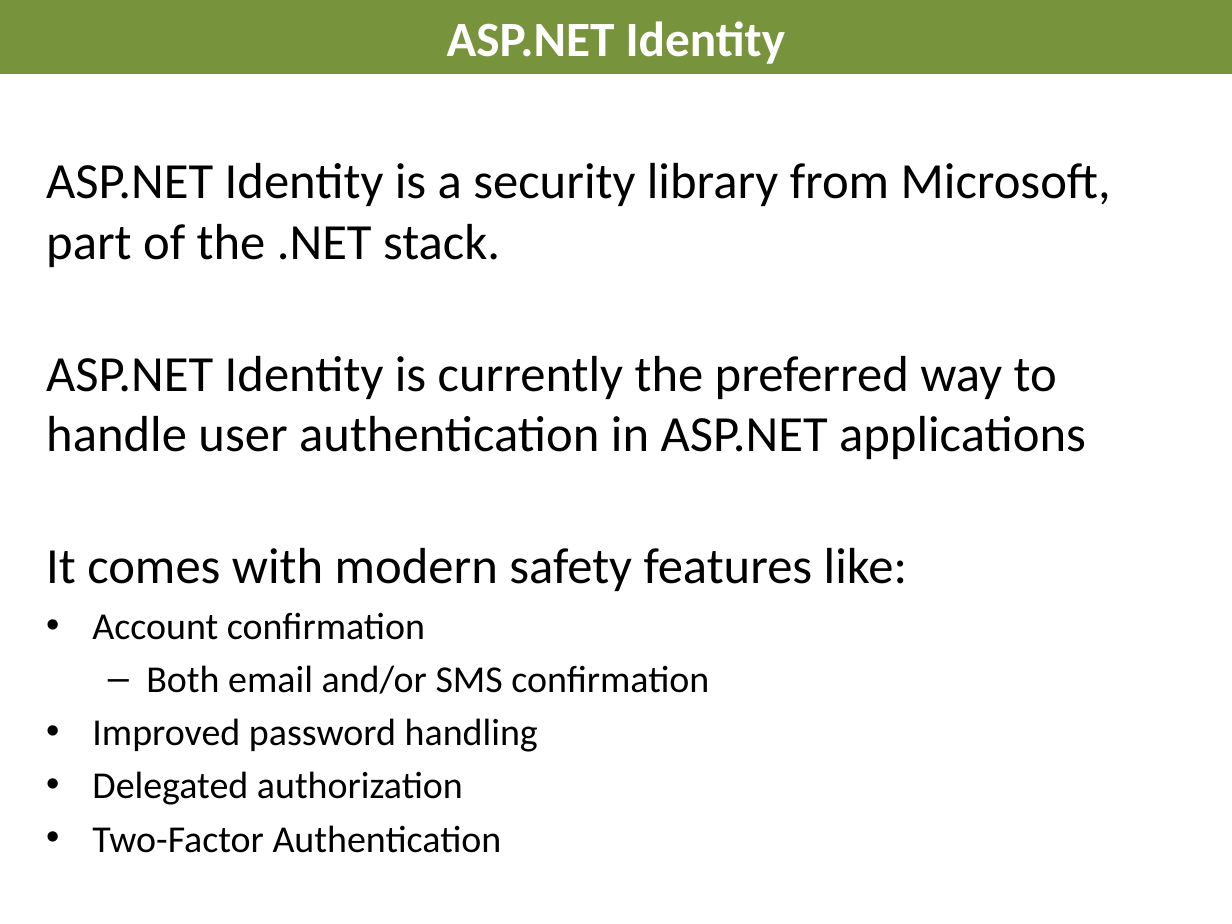
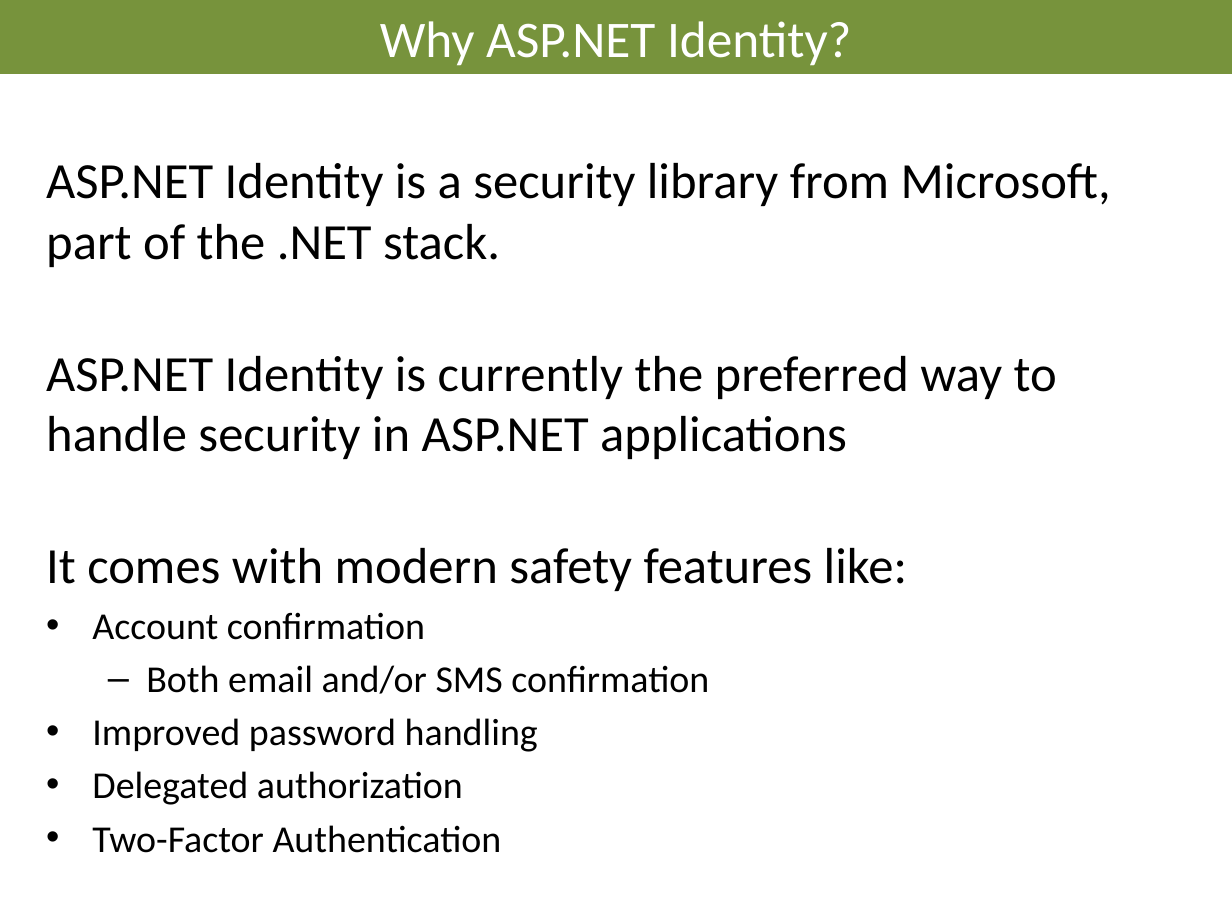
Before and after one commit to AndreasElffors/IdentityTemplate, a slide deck: slide 5 of Documents/Identity-Introduction.pptx. Drawn at 1232x924 pixels with LibreOffice and Linux fonts; fonts in the diff are those of the drawing; background and template pictures are left out. Boxes give left, top, right and bottom in pixels: in the first picture for what was removed or moved away, otherwise in the second. Text is boxed around its words. In the diff, an @@ line names an element or a change of style, - is before the commit and + after.

```diff
--- a/Documents/Identity-Introduction.pptx
+++ b/Documents/Identity-Introduction.pptx
@@ title at (380,21,851,66): text changed; size 28.8 to 30 pt; bold off @@
-ASP.NET Identity
+Why ASP.NET Identity?
@@ text at (46,356,1057,459): text changed @@
-ASP.NET Identity is currently the preferred way to handle user authentication in ASP.NET applications
+ASP.NET Identity is currently the preferred way to handle security in ASP.NET applications
```
Also in this commit, not shown: 14 other slides changed, 1 slide added, 5 other files.
